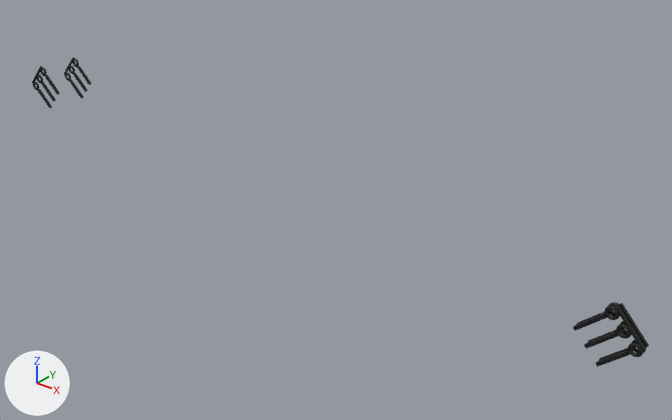
The glTF model public/parts/ignition-lead-holders.glb as it was, and as the next commit left it.
Rendered twice from a 50 mm lens placed at (544.0, -699.0, 409.0), pointed at (62.0, -96.0, 35.0). Lighting does not change. The marker at lower left points along +X, +Y and +Z. The first picture is the older version. Vertices at exactly the same position are counted once.
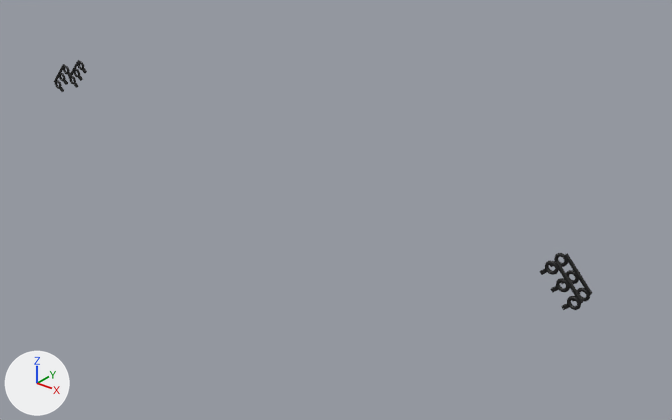
Patch to the scene script:
```diff
--- a/public/parts/ignition-lead-holders.glb.py
+++ b/public/parts/ignition-lead-holders.glb.py
@@ me_mesh_0 @@
 # used by ob_mesh_0; parent = ob_ignition_lead_holders_inst0; location = (362.1, -180.0, 66.87); rotation_euler = (0.0, -0.835, 3.142), in degrees (0, -48, 180); scale = (19.2, 19.2, 19.2)
-me_mesh_0.from_pydata(...)  # 512 vertices, 1008 faces; spans x -1.0..1.0, y -0.07..0.07, z -1.0..1.0
+me_mesh_0.from_pydata(...)  # 512 vertices, 1008 faces; spans x -1.0..1.0, y -0.07..0.07, z -0.42..0.42
+# me_mesh_0 part 1: the loose piece of 160 vertices spanning x -1.0..-0.46, y -0.07..0.07, z 0.4..0.93 is moved by (0.0, 0.0, -0.58)
+# me_mesh_0 part 2: the loose piece of 8 vertices spanning x -0.8..-0.66, y -0.07..0.07, z -1.0..0.38 is scaled about its middle by (1, 1, 0.186), then moved by (0.0, 0.0, 0.02)
+# me_mesh_0 part 3: the loose piece of 160 vertices spanning x -0.27..0.27, y -0.07..0.07, z 0.4..0.93 is moved by (0.0, 0.0, -0.58)
+# me_mesh_0 part 4: the loose piece of 8 vertices spanning x -0.07..0.07, y -0.07..0.07, z -1.0..0.38 is scaled about its middle by (1, 1, 0.186), then moved by (0.0, 0.0, 0.02)
+# me_mesh_0 part 5: the loose piece of 160 vertices spanning x 0.46..1.0, y -0.07..0.07, z 0.4..0.93 is moved by (0.0, 0.0, -0.58)
+# me_mesh_0 part 6: the loose piece of 8 vertices spanning x 0.66..0.8, y -0.07..0.07, z -1.0..0.38 is scaled about its middle by (1, 1, 0.186), then moved by (0.0, 0.0, 0.02)
+# me_mesh_0 part 7: the loose piece of 8 vertices spanning x -0.83..0.83, y -0.06..0.06, z 0.91..1.0 is moved by (0.0, 0.0, -0.58)
 me_mesh_0.materials.append(mat_blackplastic)
@@ ob_mesh_0 @@
 ob_mesh_0.parent = ob_ignition_lead_holders_inst0
-ob_mesh_0.location = (362.1, -180.0, 66.87)
+ob_mesh_0.location = (321.5, -162.0, 86.78)
 ob_mesh_0.rotation_euler = (0.0, -0.835, 3.142)  # degrees (0, -48, 180)
@@ ob_mesh_0_001 @@
 ob_mesh_0_001.parent = ob_ignition_lead_holders_inst0
-ob_mesh_0_001.location = (362.1, -185.0, 66.87)
+ob_mesh_0_001.location = (321.5, -176.0, 86.78)
 ob_mesh_0_001.rotation_euler = (0.0, -0.835, 3.142)  # degrees (0, -48, 180)
@@ ob_mesh_0_002 @@
 ob_mesh_0_002.parent = ob_ignition_lead_holders_inst0
-ob_mesh_0_002.location = (-362.1, -58.0, 66.87)
+ob_mesh_0_002.location = (-321.5, -86.0, 86.78)
 ob_mesh_0_002.rotation_euler = (0.0, -0.835, 0.0)  # degrees (0, -48, 0)
@@ ob_mesh_0_003 @@
 ob_mesh_0_003.parent = ob_ignition_lead_holders_inst0
-ob_mesh_0_003.location = (-362.1, -103.0, 66.87)
+ob_mesh_0_003.location = (-321.5, -106.0, 86.78)
 ob_mesh_0_003.rotation_euler = (0.0, -0.835, 0.0)  # degrees (0, -48, 0)
```

Boxes [x1, y1, x2, y2] around the edits, measured in the pictures (672 x 420 px; the box of a moved part takes in the faces that stretch with it):
'Mesh_0.001', reshaped, moved (39% narrower, 21% shorter): before [573, 305, 646, 367]; after [540, 261, 584, 310]
'Mesh_0', reshaped, moved (42% narrower, 17% shorter): before [576, 302, 649, 360]; after [550, 253, 592, 301]
'Mesh_0.003', reshaped, moved (34% narrower, 33% shorter): before [32, 66, 60, 108]; after [54, 64, 72, 92]
'Mesh_0.002', reshaped, moved (32% narrower, 31% shorter): before [64, 57, 91, 98]; after [69, 60, 87, 88]
part 1 of me_mesh_0, moved or reshaped: before [33, 72, 646, 357]; after [55, 76, 590, 310]
part 2 of me_mesh_0, moved or reshaped: before [37, 79, 630, 367]; after [59, 83, 575, 310]
part 3 of me_mesh_0, moved or reshaped: before [36, 65, 632, 339]; after [59, 69, 579, 292]
part 4 of me_mesh_0, moved or reshaped (mostly hidden afterwards): before [41, 72, 618, 349]; after [63, 75, 564, 293]
part 5 of me_mesh_0, moved or reshaped: before [40, 58, 620, 320]; after [63, 61, 568, 275]
part 6 of me_mesh_0, moved or reshaped: before [45, 66, 610, 331]; after [67, 68, 553, 275]
part 7 of me_mesh_0, moved or reshaped: before [32, 57, 649, 351]; after [54, 60, 592, 304]
